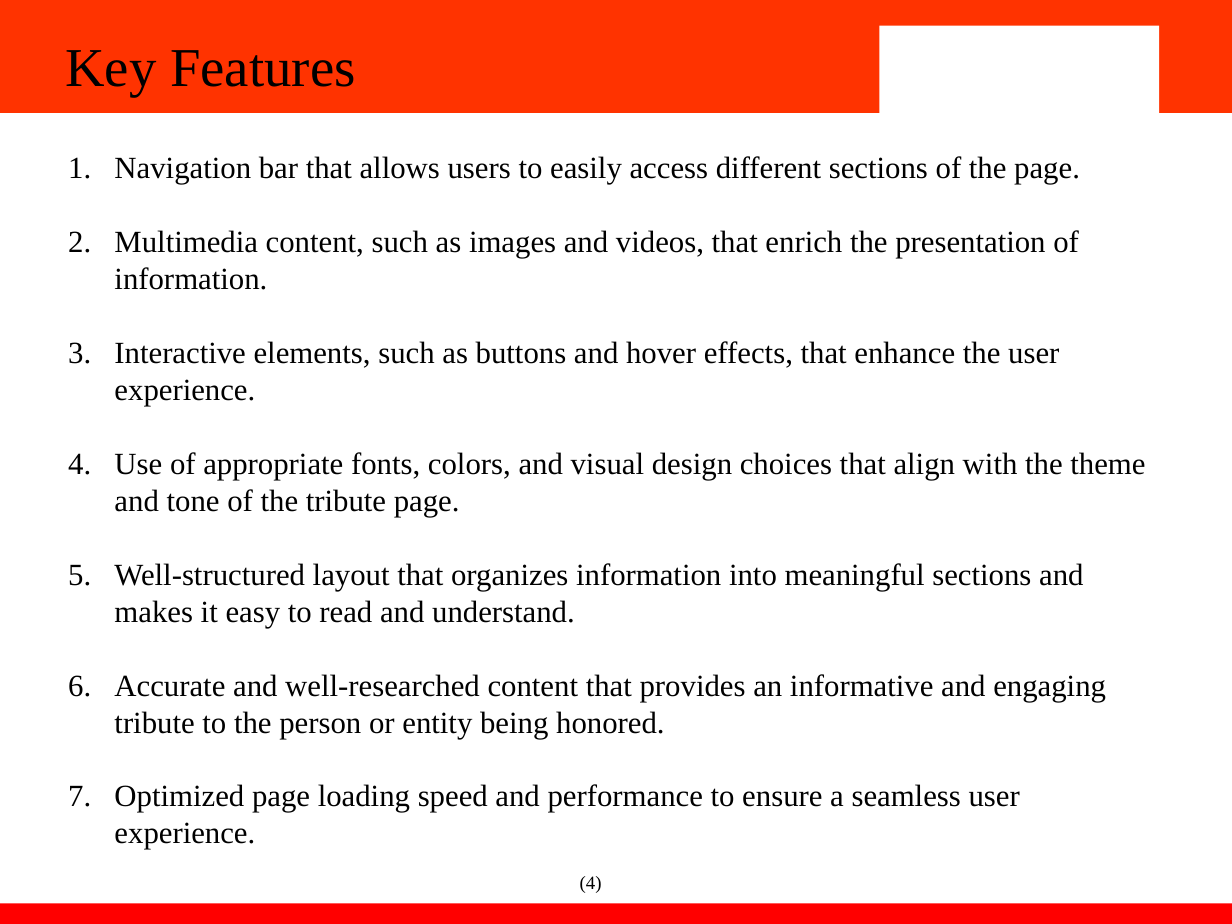
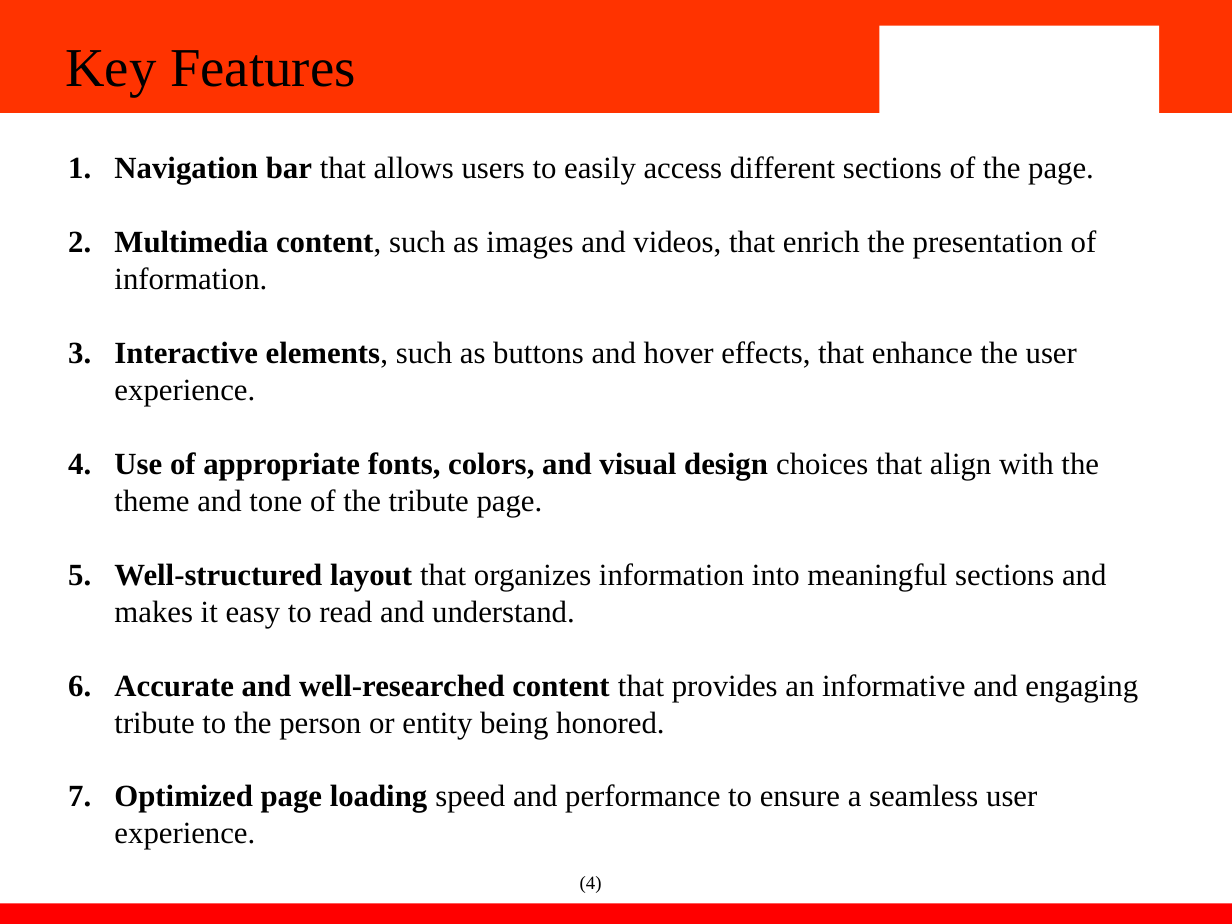
Before and after one commit to Ishaan1106/tribute-page, a slide deck: slide 6 of Fee presentation.pptx. Drawn at 1232x924 pixels with LibreOffice and Linux fonts; fonts in the diff are those of the drawing; background and template pictures are left out. Boxes give left, top, right and bottom in pixels: in the first picture for what was removed or moved away, otherwise in the second. Text is boxed around its words. In the diff, an @@ line names an element or a change of style, - is before the commit and + after.

```diff
--- a/Fee presentation.pptx
+++ b/Fee presentation.pptx
@@ text "Navigation bar that allows users ..." at bbox=[114, 156, 1138, 849]: bold on in "Navigation bar", "Multimedia content,", "Interactive elements,", "Use of appropriate fonts, colors, and visual ..." and 3 more places @@
```
Also in this commit, not shown: 3 other slides changed, 2 slides added, 2 other files.
